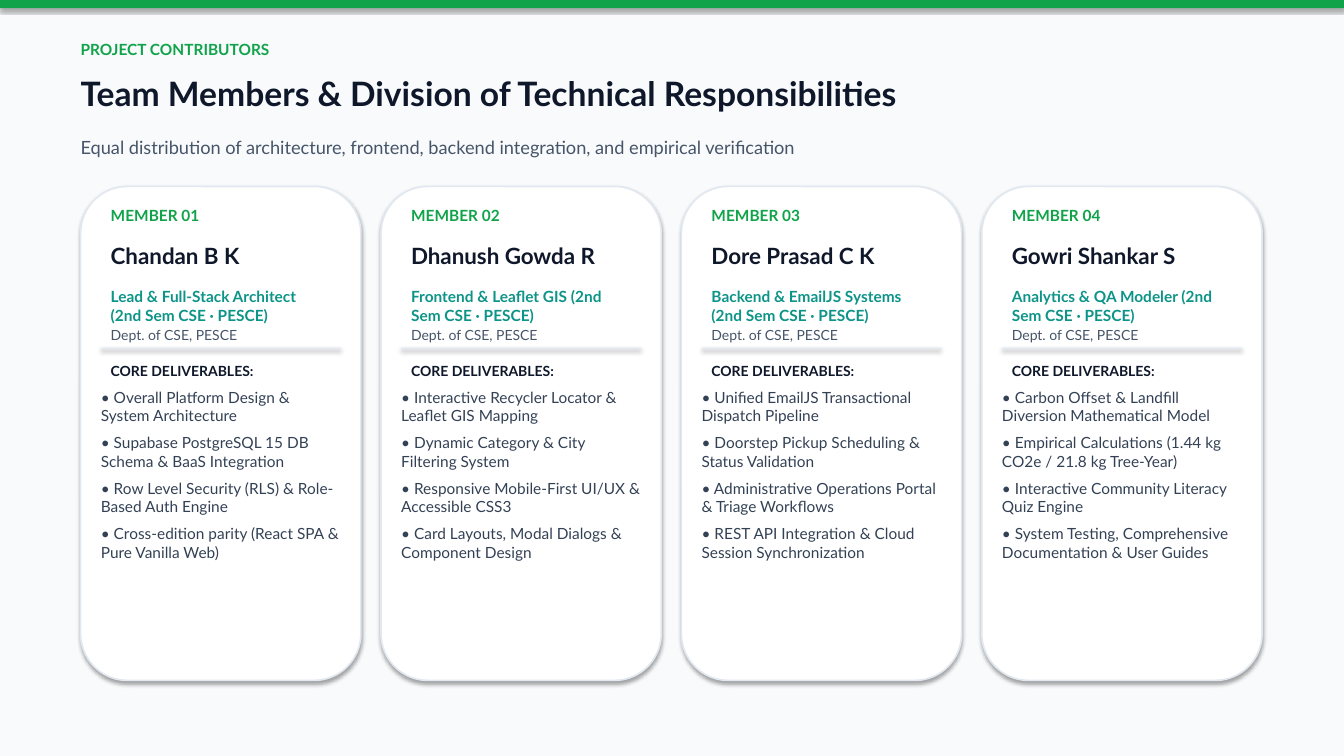
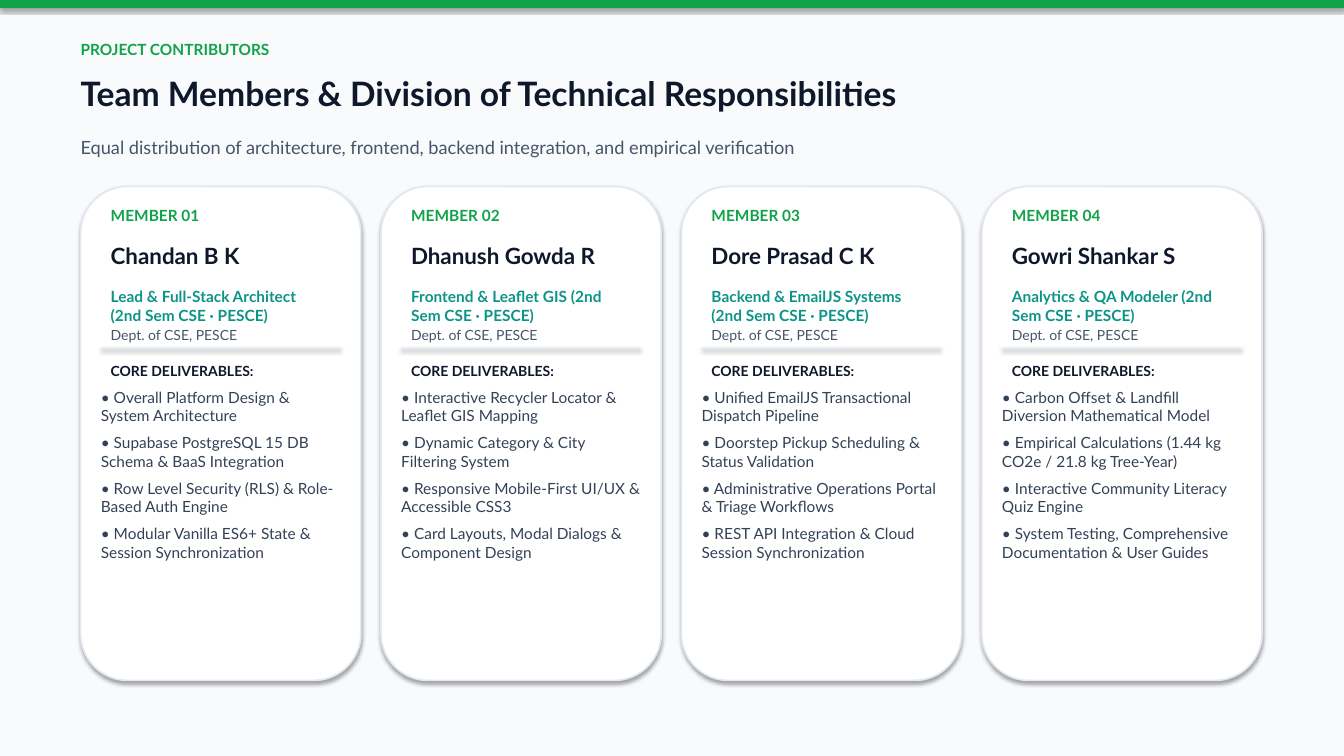
Before and after one commit to chandan-bk/ecocycle-vanilla, a slide deck: slide 2 of EcoCycle_Project_Presentation.pptx. Drawn at 1344x756 pixels with LibreOffice and Linux fonts; fonts in the diff are those of the drawing. Boxes give left, top, right and bottom in pixels: in the first picture for what was removed or moved away, otherwise in the second. Text is boxed around its words. In the diff, an @@ line names an element or a change of style, - is before the commit and + after.

Commit message:
docs(presentation): restrict presentation deck strictly to pure vanilla web stack

```diff
--- a/EcoCycle_Project_Presentation.pptx
+++ b/EcoCycle_Project_Presentation.pptx
@@ text at [101,527,296,561]: text changed @@
-• Cross-edition parity (React SPA & Pure Vanilla Web)
+• Modular Vanilla ES6+ State & Session Synchronization
```
Also in this commit, not shown: 6 other slides changed, 1 other file.
